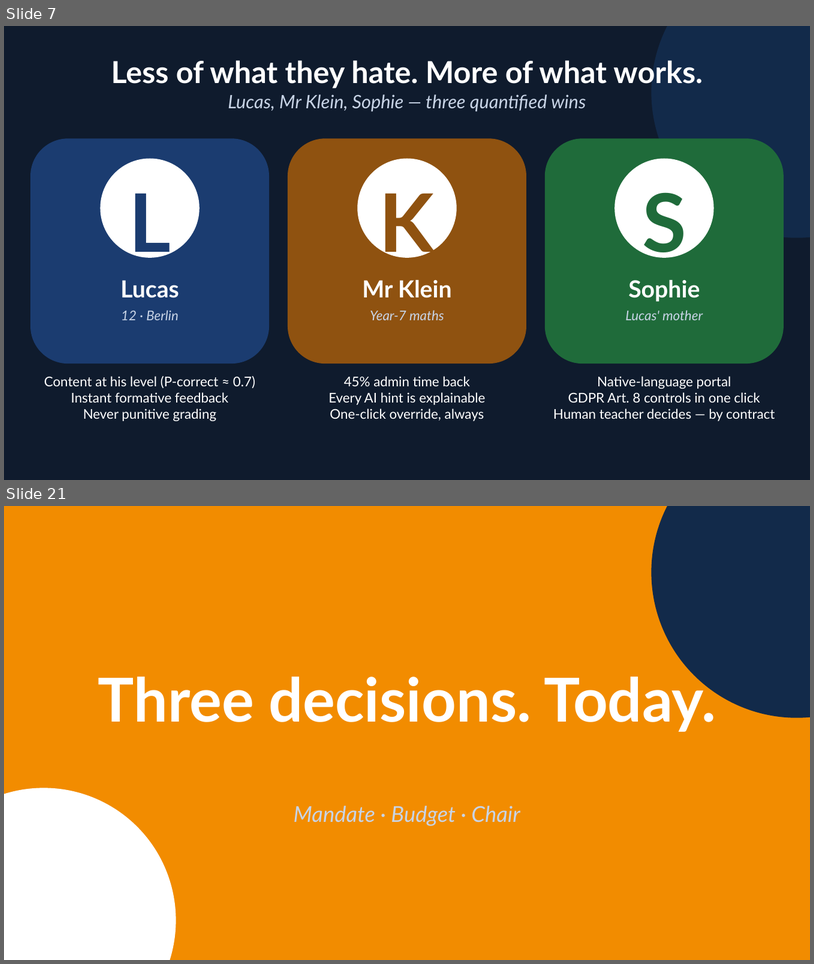
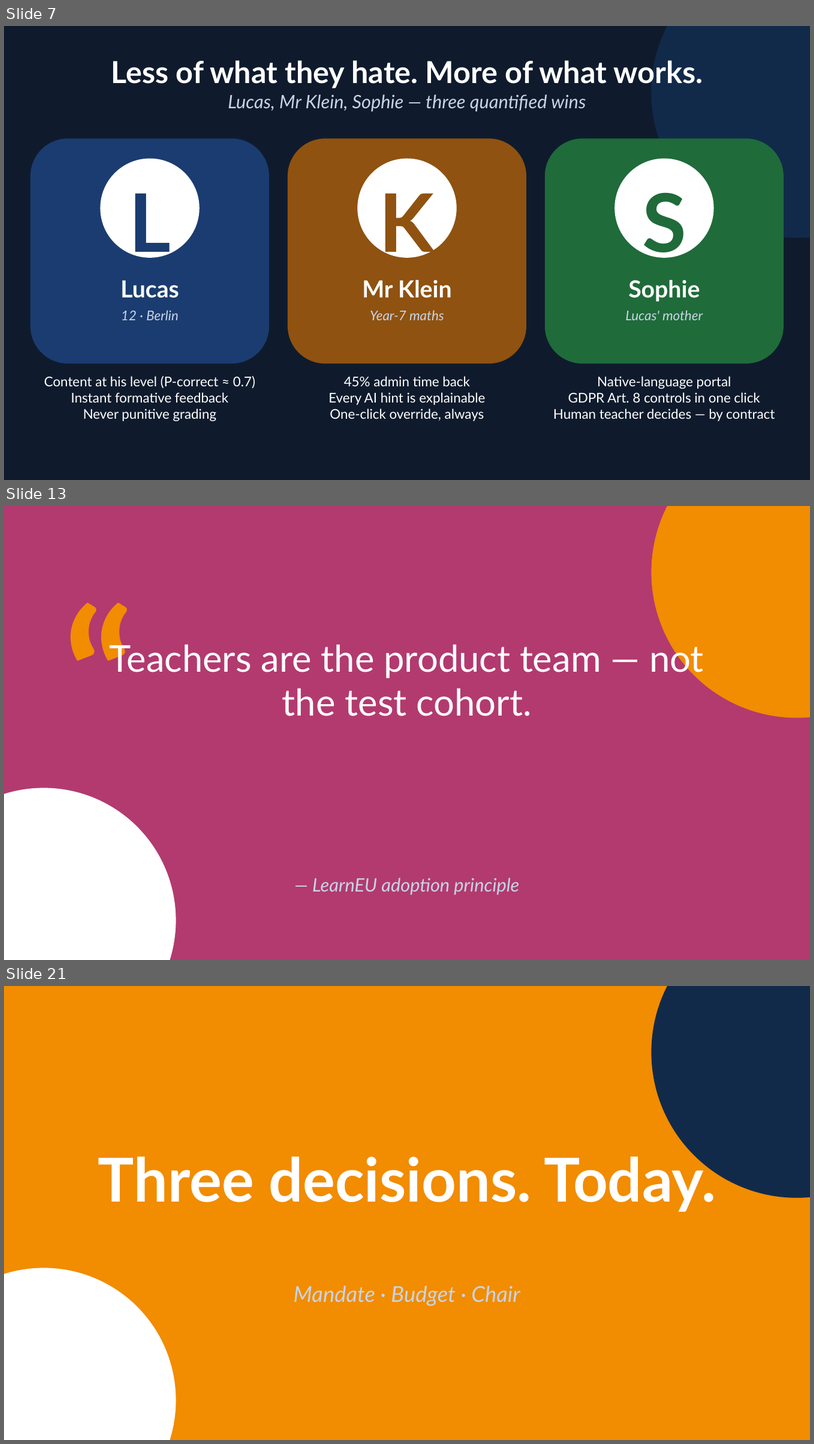
Before and after one commit to EtienneSIG/AMA_Project, a slide deck: Restitution01/build/LearnEU-CXO-Restitution.pptx. Shown one above the other, each under a label of ours: slides 7 and 21 before the commit, slides 7, 13 and 21 after it; the slides between them are not shown. The pictures are 814x964 and 814x1444 pixels, drawn with LibreOffice and Linux fonts; fonts in the diff are those of the drawing; background and template pictures are left out. Boxes give left, top, right and bottom in pixels: in the first picture for what was removed or moved away, otherwise in the second. Text is boxed around its words. In the diff, an @@ line names an element or a change of style, - is before the commit and + after.

```diff
--- a/Restitution01/build/LearnEU-CXO-Restitution.pptx
+++ b/Restitution01/build/LearnEU-CXO-Restitution.pptx
@@ slide 13 added at <box>4,506,810,960</box>, background #091F2C @@
@@ rectangle added at <box>4,506,810,960</box>, fill #B23A6F @@
@@ ellipse added at <box>652,506,810,718</box>, fill #F28C00 @@
@@ text added at <box>57,559,149,651</box>, 220 pt, text #F28C00, bold @@
+“
@@ text added at <box>110,639,704,716</box>, 44 pt, text #FFFFFF @@
+Teachers are the product team — not the test cohort.
@@ ellipse added at <box>4,788,176,960</box>, fill #FFFFFF @@
@@ text added at <box>312,877,519,895</box>, 22 pt, text #C8D4E6, italic @@
+— LearnEU adoption principle
```
Also in this commit, not shown: 7 slides changed, 5 other slides added, 6 slides removed, 13 other files.
